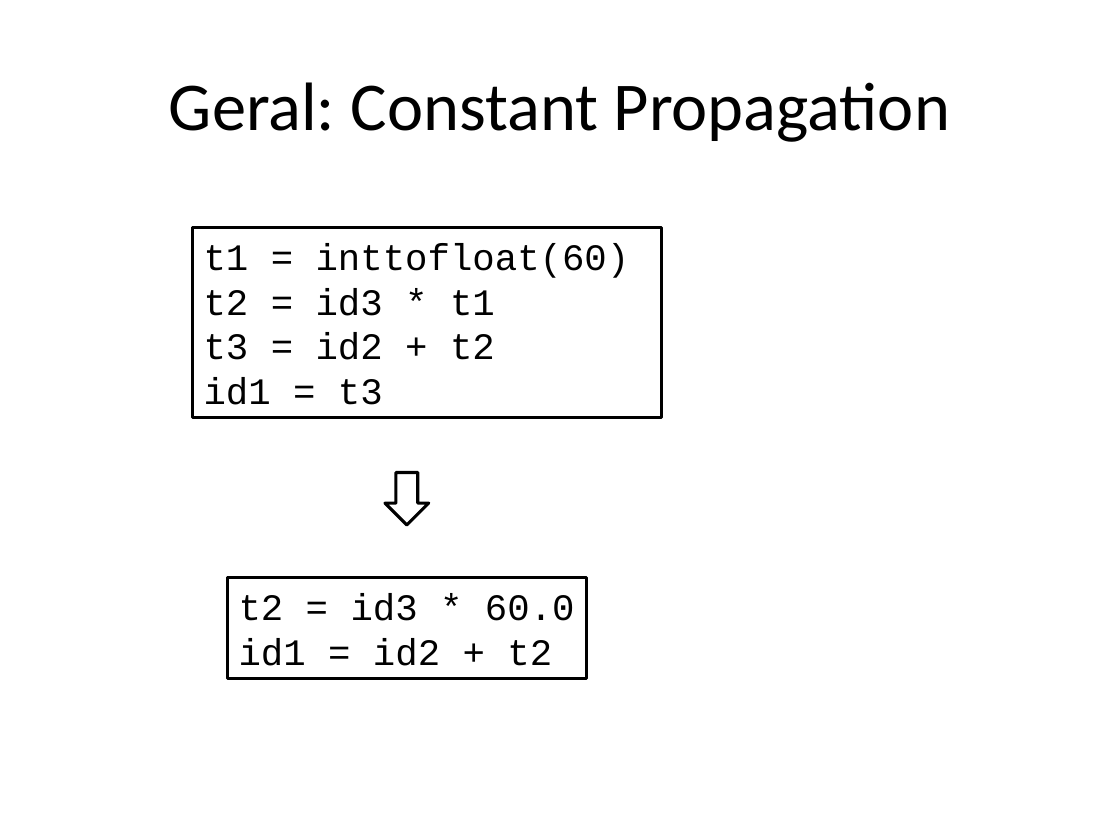
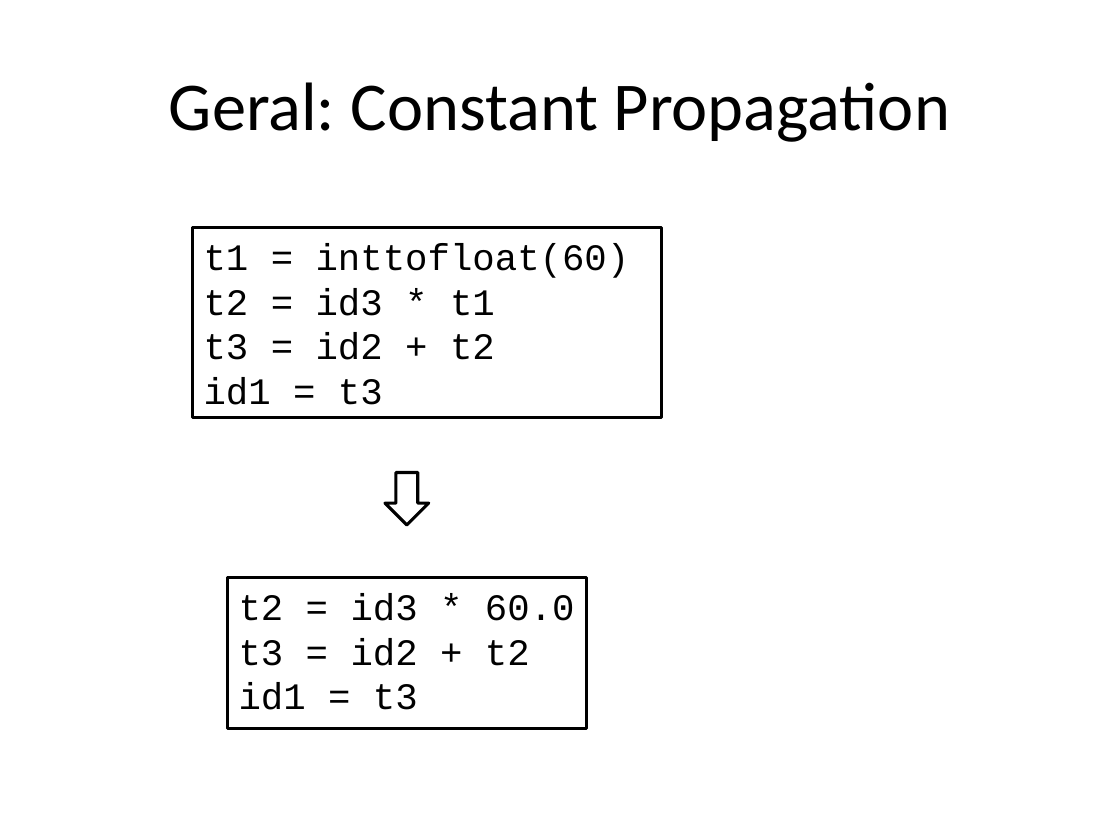
Before and after one commit to damorim/compilers-cin, a slide deck: slide 33 of slides-aulas/intro.pptx. Drawn at 1120x840 pixels with LibreOffice and Linux fonts; fonts in the diff are those of the drawing. Boxes give left, top, right and bottom in pixels: in the first picture for what was removed or moved away, otherwise in the second. Text is boxed around its words. In the diff, an @@ line names an element or a change of style, - is before the commit and + after.

```diff
--- a/slides-aulas/intro.pptx
+++ b/slides-aulas/intro.pptx
@@ rectangle "t2 = id3 * 60.0 ...": place and size @@
-rectangle "t2 = id3 * 60.0 ..." at box(227, 578, 586, 679)
+rectangle "t2 = id3 * 60.0 ..." at box(227, 578, 586, 729)
@@ text in rectangle at box(239, 593, 575, 710): text changed @@
-t2 = id3 * 60.0
-id1 = id2 + t2
+t2 = id3 * 60.0
+t3 = id2 + t2
+id1 = t3
```
Also in this commit, not shown: 2 other slides changed.
